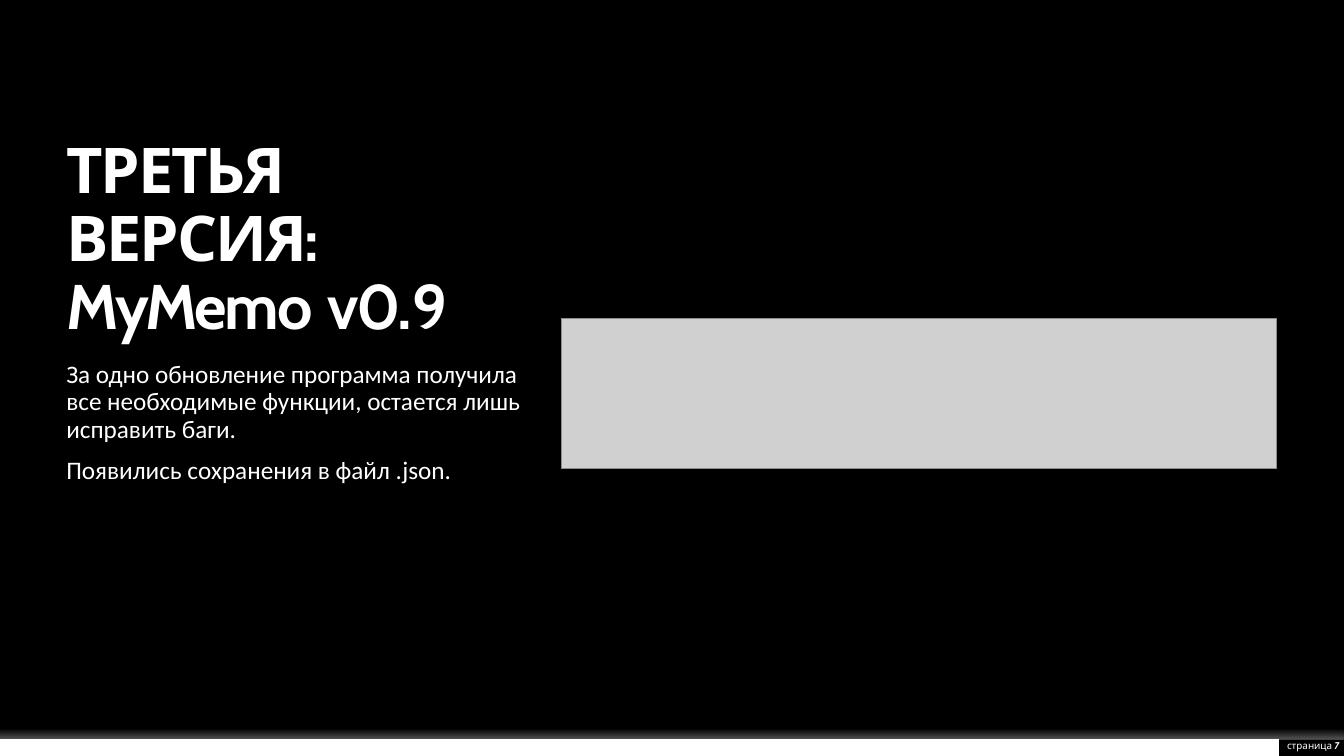
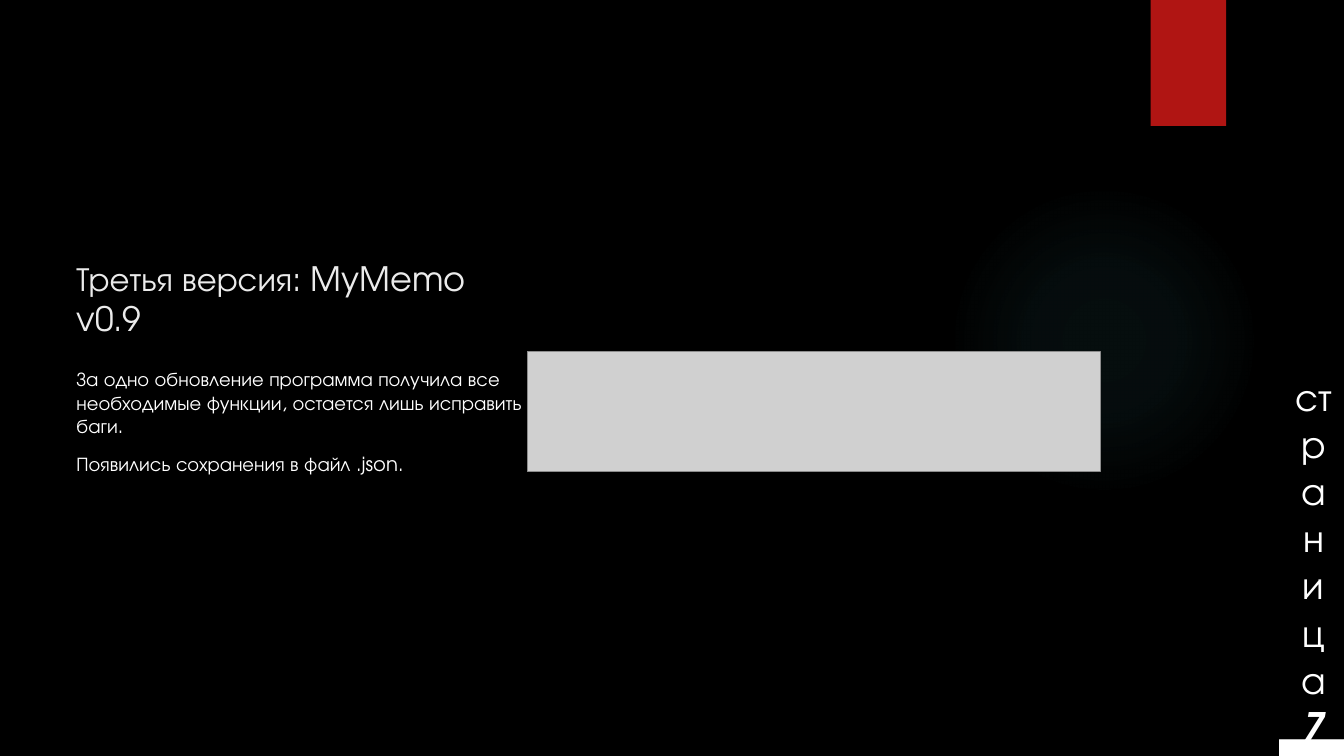
Before and after one commit to EgorBlyablin/MyMemo, a slide deck: slide 7 of MyMemo.pptx. Drawn at 1344x756 pixels with LibreOffice and Linux fonts; fonts in the diff are those of the drawing; grey boxes stand for pictures; background and template pictures are left out. Boxes give left, top, right and bottom in pixels: in the first picture for what was removed or moved away, otherwise in the second. Text is boxed around its words. In the diff, an @@ line names an element or a change of style, - is before the commit and + after.

```diff
--- a/MyMemo.pptx
+++ b/MyMemo.pptx
@@ rectangle added at (x1=1150, y1=0, x2=1226, y2=126), fill #B01513 @@
@@ ellipse added at (x1=949, y1=185, x2=1259, y2=495), fill gradient #50B9C1 @@
@@ title at (x1=76, y1=266, x2=466, y2=332): text changed; size 45 to 24 pt; font Cabin to TeX Gyre Adventor; text colour #FFFFFF to #EBEBEB; bold off @@
-ТРЕТЬЯ ВЕРСИЯ: MyMemo v0.9
+Третья версия: MyMemo v0.9
@@ picture resized from (x1=562, y1=319, x2=1276, y2=469) to (x1=527, y1=352, x2=1100, y2=472) @@
@@ text "За одно обновление программа получила ..." at (x1=76, y1=372, x2=521, y2=475): size 18 to 14 pt, font Calibri to TeX Gyre Adventor; line spacing 0.9 to 1 @@
@@ page number at (x1=1303, y1=712, x2=1325, y2=756): size 7 to 28 pt, font Cabin to TeX Gyre Adventor; alignment right to centre; vertical alignment middle to bottom @@
@@ rectangle at (x1=0, y1=739, x2=1279, y2=756): fill #FFFFFF to #000000 @@
@@ rectangle at (x1=0, y1=722, x2=1344, y2=739): fill gradient #FFFFFF to gradient #000000 @@
@@ rectangle added at (x1=1276, y1=739, x2=1344, y2=756), fill #FFFFFF @@
```
Also in this commit, not shown: 15 other slides changed, 1 other file.
